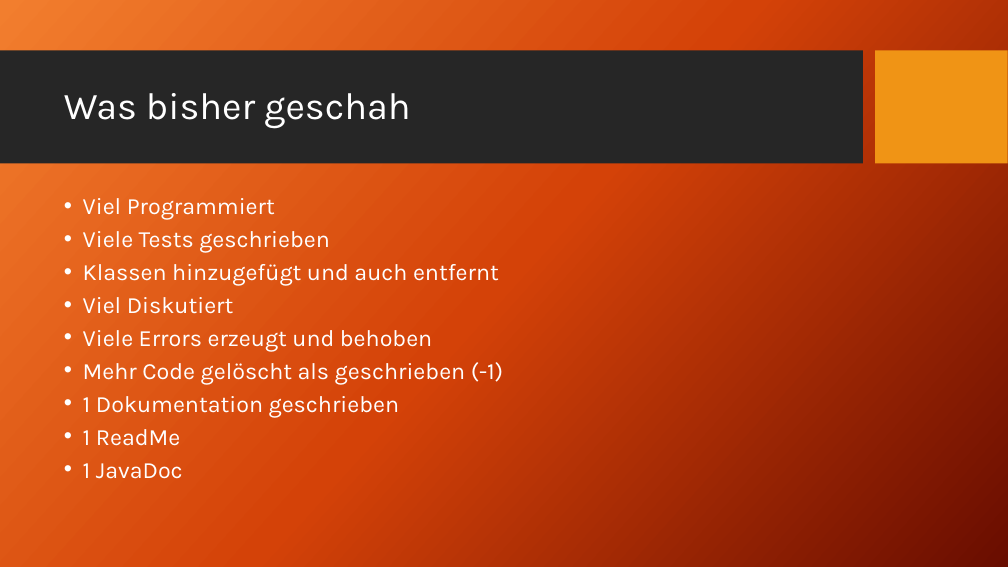
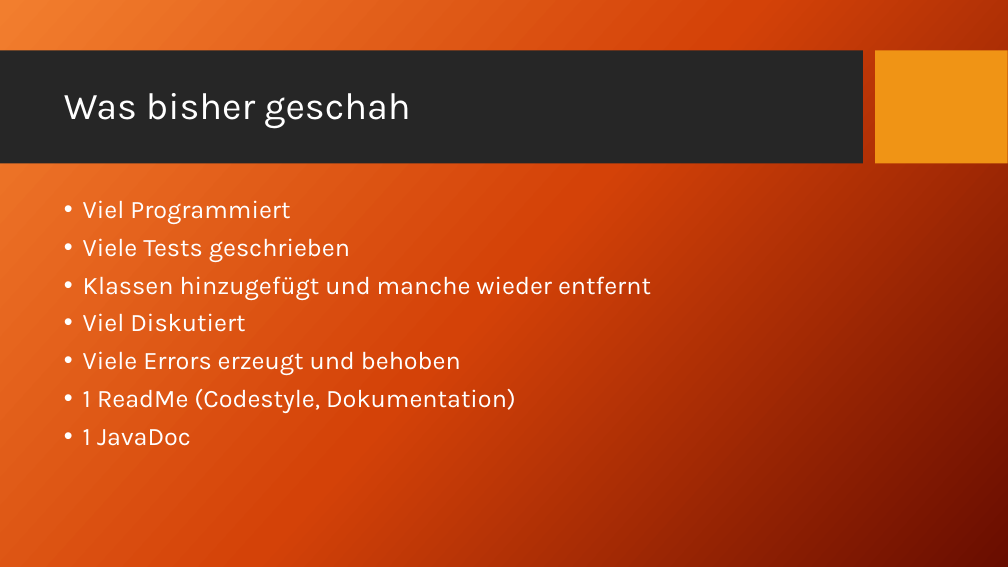
Before and after one commit to fh-erfurt/AICard, a slide deck: slide 5 of Präsentationen/3_Präsentation.pptx. Drawn at 1008x567 pixels with LibreOffice and Linux fonts; fonts in the diff are those of the drawing; background and template pictures are left out. Boxes give left, top, right and bottom in pixels: in the first picture for what was removed or moved away, otherwise in the second. Text is boxed around its words. In the diff, an @@ line names an element or a change of style, - is before the commit and + after.

Commit message:
Updated PPT

```diff
--- a/Präsentationen/3_Präsentation.pptx
+++ b/Präsentationen/3_Präsentation.pptx
@@ text at <box>83,200,461,446</box>: size 22.2 to 24 pt in "Viel Programmiert", "Viele Tests geschrieben", "Viel Diskutiert", "Viele Errors erzeugt und behoben" and 1 more places; line spacing 0.8 to 0.9 @@
@@ text at <box>83,276,651,300</box>: text changed; size 22.2 to 24 pt @@
-• Klassen hinzugefügt und auch entfernt
+• Klassen hinzugefügt und manche wieder entfernt
@@ text at <box>83,389,516,413</box>: text changed; size 22.2 to 24 pt @@
-• Mehr Code gelöscht als geschrieben (-1)
-• 1 Dokumentation geschrieben
-• 1 ReadMe
+• 1 ReadMe (Codestyle, Dokumentation)
```
Also in this commit, not shown: 3 other slides changed, 1 slide added, 1 slide removed.
